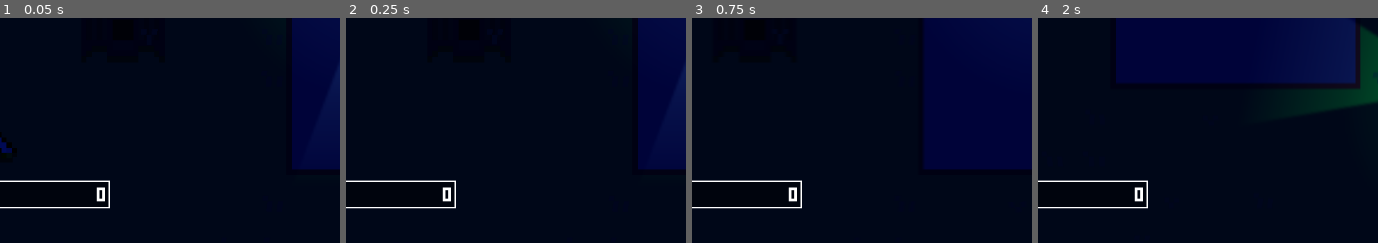
Above: before the commit, frames 1-4 (left to right).
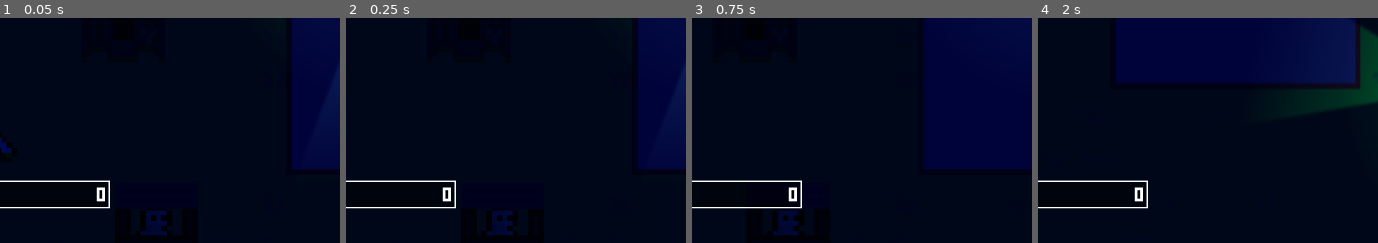
Above: after the commit, the same moments.

Repository: ArandomPsi/farmingsim
Game: Godot game, scene res://scenes/testmap.tscn
Two runs of this game, one before a commit and one after it. Both use one fixed random seed, a clock stepped at 60 frames per second and the inputs below. The project has no main scene, so this scene is started directly.
Inputs (mouse positions are % of the whole screen's width and height, from its top left):
- Up to frame 1 (0.05 s): no input
- Up to frame 2 (0.25 s): no input
- Up to frame 3 (0.75 s): tap Enter at 0.5 s; move the mouse to (85, 45) at 0.52 s; hold D (right) from 0.53 s (still down); tap E (interact) at 0.6 s
- Up to frame 4 (2 s): move the mouse to (35, 55) at 1.27 s; release D (right) at 1.28 s; hold S (down) from 1.28 s (still down); right-click (35, 55) at 1.35 s; tap E (interact) at 1.55 s
The pictures show only the part of the screen within x 4-54%, y 48-98%; the shares and areas given below are measured in that part.

The runs differ from the first frame. In frame 1, 0.4% of the frame differs, in the area x 41-50%, y 85-97%; in frame 2, 0.4%; in frame 3, 0.3%; in frame 4, nothing differs.

Commit message:
basic text

Diff:
--- a/project.godot
+++ b/project.godot
@@ -77,4 +77,5 @@
 2d_physics/layer_3="chickens uwu"
 2d_physics/layer_4="onlychickensperv"
 2d_physics/layer_5="chickenhider"
+2d_physics/layer_6="shopkeepers"
 2d_physics/layer_8="attractschickens"
--- a/scenes/player/player.tscn
+++ b/scenes/player/player.tscn
@@ -136,6 +136,9 @@
 fill_to = Vector2(0.8, 0.2)
 metadata/_snap_enabled = true
 
+[sub_resource type="CircleShape2D" id="CircleShape2D_je7p5"]
+radius = 15.0333
+
 [sub_resource type="StyleBoxFlat" id="StyleBoxFlat_h17s1"]
 bg_color = Color(0, 0, 0, 0.435294)
 border_width_left = 2
@@ -221,6 +224,13 @@
 texture = SubResource("GradientTexture2D_h17s1")
 texture_scale = 2.61
 
+[node name="textarea" type="Area2D" parent="."]
+collision_layer = 0
+collision_mask = 32
+
+[node name="CollisionShape2D" type="CollisionShape2D" parent="textarea"]
+shape = SubResource("CircleShape2D_je7p5")
+
 [node name="hud" type="CanvasLayer" parent="."]
 
 [node name="Panel" type="Panel" parent="hud"]
@@ -245,3 +255,30 @@
 text = " 67"
 horizontal_alignment = 2
 vertical_alignment = 1
+
+[node name="text" type="Panel" parent="hud"]
+visible = false
+offset_left = 712.0
+offset_top = 483.0
+offset_right = 1154.0
+offset_bottom = 651.0
+
+[node name="text" type="Label" parent="hud/text"]
+layout_mode = 1
+anchors_preset = 15
+anchor_right = 1.0
+anchor_bottom = 1.0
+offset_left = 10.0
+offset_top = 34.0
+offset_right = -10.0
+grow_horizontal = 2
+grow_vertical = 2
+text = "Hello Bro"
+
+[node name="name" type="Label" parent="hud/text"]
+layout_mode = 0
+offset_left = 11.0
+offset_top = 9.0
+offset_right = 147.0
+offset_bottom = 32.0
+text = "Joe Mama"
--- /dev/null
+++ b/scenes/shop.tscn
@@ -0,0 +1,200 @@
+[gd_scene load_steps=25 format=3 uid="uid://dnl2fymqbuwo3"]
+
+[ext_resource type="Script" uid="uid://cec7nd6vyw2sq" path="res://script/shop.gd" id="1_032fp"]
+[ext_resource type="Texture2D" uid="uid://dw07h57flj1bv" path="res://assets/chickens/shops.png" id="1_lx5au"]
+[ext_resource type="Texture2D" uid="uid://bmp8hkg6g3e1e" path="res://assets/creatures/Minifantasy_Creatures_v3.3_Free_Version/Minifantasy_Creatures_Assets/Base_Humanoids/Human/Base_Human/HumanIdle.png" id="1_xfvoa"]
+[ext_resource type="FontFile" uid="uid://gb42dov6aoa5" path="res://assets/pico-8.ttf" id="3_1l46r"]
+
+[sub_resource type="AtlasTexture" id="AtlasTexture_1l46r"]
+atlas = ExtResource("1_xfvoa")
+region = Rect2(0, 0, 32, 32)
+
+[sub_resource type="AtlasTexture" id="AtlasTexture_032fp"]
+atlas = ExtResource("1_xfvoa")
+region = Rect2(32, 0, 32, 32)
+
+[sub_resource type="AtlasTexture" id="AtlasTexture_2fc2m"]
+atlas = ExtResource("1_xfvoa")
+region = Rect2(64, 0, 32, 32)
+
+[sub_resource type="AtlasTexture" id="AtlasTexture_8r1wq"]
+atlas = ExtResource("1_xfvoa")
+region = Rect2(96, 0, 32, 32)
+
+[sub_resource type="AtlasTexture" id="AtlasTexture_ajxib"]
+atlas = ExtResource("1_xfvoa")
+region = Rect2(128, 0, 32, 32)
+
+[sub_resource type="AtlasTexture" id="AtlasTexture_y6sft"]
+atlas = ExtResource("1_xfvoa")
+region = Rect2(160, 0, 32, 32)
+
+[sub_resource type="AtlasTexture" id="AtlasTexture_m4ofw"]
+atlas = ExtResource("1_xfvoa")
+region = Rect2(192, 0, 32, 32)
+
+[sub_resource type="AtlasTexture" id="AtlasTexture_heatd"]
+atlas = ExtResource("1_xfvoa")
+region = Rect2(224, 0, 32, 32)
+
+[sub_resource type="AtlasTexture" id="AtlasTexture_1v8qu"]
+atlas = ExtResource("1_xfvoa")
+region = Rect2(256, 0, 32, 32)
+
+[sub_resource type="AtlasTexture" id="AtlasTexture_44xle"]
+atlas = ExtResource("1_xfvoa")
+region = Rect2(288, 0, 32, 32)
+
+[sub_resource type="AtlasTexture" id="AtlasTexture_24it5"]
+atlas = ExtResource("1_xfvoa")
+region = Rect2(320, 0, 32, 32)
+
+[sub_resource type="AtlasTexture" id="AtlasTexture_7mqwv"]
+atlas = ExtResource("1_xfvoa")
+region = Rect2(352, 0, 32, 32)
+
+[sub_resource type="AtlasTexture" id="AtlasTexture_gobkm"]
+atlas = ExtResource("1_xfvoa")
+region = Rect2(384, 0, 32, 32)
+
+[sub_resource type="AtlasTexture" id="AtlasTexture_j14q8"]
+atlas = ExtResource("1_xfvoa")
+region = Rect2(416, 0, 32, 32)
+
+[sub_resource type="AtlasTexture" id="AtlasTexture_5u241"]
+atlas = ExtResource("1_xfvoa")
+region = Rect2(448, 0, 32, 32)
+
+[sub_resource type="AtlasTexture" id="AtlasTexture_pqync"]
+atlas = ExtResource("1_xfvoa")
+region = Rect2(480, 0, 32, 32)
+
+[sub_resource type="SpriteFrames" id="SpriteFrames_yuijs"]
+animations = [{
+"frames": [{
+"duration": 1.0,
+"texture": SubResource("AtlasTexture_1l46r")
+}, {
+"duration": 1.0,
+"texture": SubResource("AtlasTexture_032fp")
+}, {
+"duration": 1.0,
+"texture": SubResource("AtlasTexture_2fc2m")
+}, {
+"duration": 1.0,
+"texture": SubResource("AtlasTexture_8r1wq")
+}, {
+"duration": 1.0,
+"texture": SubResource("AtlasTexture_ajxib")
+}, {
+"duration": 1.0,
+"texture": SubResource("AtlasTexture_y6sft")
+}, {
+"duration": 1.0,
+"texture": SubResource("AtlasTexture_m4ofw")
+}, {
+"duration": 1.0,
+"texture": SubResource("AtlasTexture_heatd")
+}, {
+"duration": 1.0,
+"texture": SubResource("AtlasTexture_1v8qu")
+}, {
+"duration": 1.0,
+"texture": SubResource("AtlasTexture_44xle")
+}, {
+"duration": 1.0,
+"texture": SubResource("AtlasTexture_24it5")
+}, {
+"duration": 1.0,
+"texture": SubResource("AtlasTexture_7mqwv")
+}, {
+"duration": 1.0,
+"texture": SubResource("AtlasTexture_gobkm")
+}, {
+"duration": 1.0,
+"texture": SubResource("AtlasTexture_j14q8")
+}, {
+"duration": 1.0,
+"texture": SubResource("AtlasTexture_5u241")
+}, {
+"duration": 1.0,
+"texture": SubResource("AtlasTexture_pqync")
+}],
+"loop": true,
+"name": &"default",
+"speed": 5.0
+}]
+
+[sub_resource type="OccluderPolygon2D" id="OccluderPolygon2D_xfvoa"]
+polygon = PackedVector2Array(-8, 0, -5, 0, -5, 5, 5, 5, 5, 0, 8, 0, 8, 8, -8, 8)
+
+[sub_resource type="CircleShape2D" id="CircleShape2D_xfvoa"]
+radius = 84.0536
+
+[sub_resource type="LabelSettings" id="LabelSettings_032fp"]
+font_size = 20
+outline_size = 10
+outline_color = Color(0.42, 0.42, 0.42, 1)
+shadow_size = 5
+shadow_color = Color(0, 0, 0, 0.745098)
+shadow_offset = Vector2(0, 5)
+
+[node name="shop" type="Node2D"]
+script = ExtResource("1_032fp")
+
+[node name="shopkeeper" type="AnimatedSprite2D" parent="."]
+texture_filter = 1
+position = Vector2(0, 6)
+scale = Vector2(5, 5)
+sprite_frames = SubResource("SpriteFrames_yuijs")
+
+[node name="Sprite2D" type="Sprite2D" parent="."]
+texture_filter = 1
+position = Vector2(0, -10)
+scale = Vector2(5, 5)
+texture = ExtResource("1_lx5au")
+region_enabled = true
+region_rect = Rect2(0, 0, 16, 16)
+
+[node name="LightOccluder2D" type="LightOccluder2D" parent="."]
+position = Vector2(0, -10)
+scale = Vector2(5, 5)
+occluder = SubResource("OccluderPolygon2D_xfvoa")
+
+[node name="Area2D" type="Area2D" parent="."]
+collision_layer = 32
+collision_mask = 2
+
+[node name="CollisionShape2D" type="CollisionShape2D" parent="Area2D"]
+shape = SubResource("CircleShape2D_xfvoa")
+
+[node name="Popup" type="Node2D" parent="."]
+visible = false
+texture_filter = 1
+position = Vector2(0, -22)
+
+[node name="ColorRect2" type="ColorRect" parent="Popup"]
+visible = false
+offset_left = -22.0
+offset_top = -66.0
+offset_right = 24.0
+offset_bottom = -20.0
+color = Color(0, 0, 0, 1)
+
+[node name="ColorRect" type="ColorRect" parent="Popup"]
+visible = false
+offset_left = -19.0
+offset_top = -63.0
+offset_right = 21.0
+offset_bottom = -23.0
+
+[node name="Label" type="Label" parent="Popup"]
+offset_left = -15.0
+offset_top = -63.0
+offset_right = 17.0
+offset_bottom = -8.0
+theme_override_fonts/font = ExtResource("3_1l46r")
+text = "E"
+label_settings = SubResource("LabelSettings_032fp")
+horizontal_alignment = 1
+vertical_alignment = 1
--- a/scenes/testmap.tscn
+++ b/scenes/testmap.tscn
@@ -11,6 +11,7 @@
 [ext_resource type="Script" uid="uid://pqo26ppgrw5n" path="res://script/vfx/daynightmodu.gd" id="9_6m7oc"]
 [ext_resource type="Texture2D" uid="uid://c4ifm7p07253o" path="res://script/vfx/daynightcycle-gradient-texture.tres" id="10_wj07n"]
 [ext_resource type="PackedScene" uid="uid://dx5kmhttxo7vg" path="res://scenes/egg.tscn" id="11_wj07n"]
+[ext_resource type="PackedScene" uid="uid://dnl2fymqbuwo3" path="res://scenes/shop.tscn" id="12_foqph"]
 
 [sub_resource type="TileSetAtlasSource" id="TileSetAtlasSource_efggw"]
 texture = ExtResource("1_5wgtu")
@@ -78,6 +79,12 @@
 shader_parameter/threshold = 0.6
 shader_parameter/opacity = 0.1
 
+[sub_resource type="Gradient" id="Gradient_s36se"]
+colors = PackedColorArray(1, 1, 1, 1, 1, 1, 1, 1)
+
+[sub_resource type="GradientTexture2D" id="GradientTexture2D_8qn3e"]
+gradient = SubResource("Gradient_s36se")
+
 [sub_resource type="FastNoiseLite" id="FastNoiseLite_6fk1w"]
 
 [sub_resource type="NoiseTexture2D" id="NoiseTexture2D_s36se"]
@@ -110,12 +117,6 @@
 tile_size = Vector2i(8, 8)
 sources/1 = SubResource("TileSetAtlasSource_mxay4")
 
-[sub_resource type="Gradient" id="Gradient_s36se"]
-colors = PackedColorArray(1, 1, 1, 1, 1, 1, 1, 1)
-
-[sub_resource type="GradientTexture2D" id="GradientTexture2D_8qn3e"]
-gradient = SubResource("Gradient_s36se")
-
 [sub_resource type="RectangleShape2D" id="RectangleShape2D_6m7oc"]
 size = Vector2(2323, 20)
 
@@ -143,6 +144,19 @@
 offset_bottom = 1914.0
 mouse_filter = 2
 
+[node name="water1" type="Sprite2D" parent="tiles"]
+self_modulate = Color(0, 0.416667, 1, 0.509804)
+position = Vector2(960, 260)
+scale = Vector2(3.59375, 2.96873)
+texture = SubResource("GradientTexture2D_8qn3e")
+
+[node name="ColorRect" type="Sprite2D" parent="tiles/water1"]
+visible = false
+show_behind_parent = true
+position = Vector2(-1.26362e-05, -2.74181e-06)
+scale = Vector2(0.1, 0.1)
+texture = ExtResource("7_mxay4")
+
 [node name="grasses" type="TileMapLayer" parent="tiles"]
 y_sort_enabled = true
 texture_filter = 1
@@ -150,19 +164,6 @@
 tile_map_data = PackedByteArray("AAABAA4AAQAAAAAAAAADAA0AAQACAAAAAAAFAAYAAQAAAAAAAAAFAAcAAQABAAAAAAAFAAgAAQAAAAAAAAAGAA …(2864 unchanged characters)…
 tile_set = SubResource("TileSet_6m7oc")
 
-[node name="water1" type="Sprite2D" parent="tiles"]
-self_modulate = Color(0, 0.416667, 1, 0.509804)
-position = Vector2(960, 260)
-scale = Vector2(3.59375, 2.96873)
-texture = SubResource("GradientTexture2D_8qn3e")
-
-[node name="ColorRect" type="Sprite2D" parent="tiles/water1"]
-visible = false
-show_behind_parent = true
-position = Vector2(-1.26362e-05, -2.74181e-06)
-scale = Vector2(0.1, 0.1)
-texture = ExtResource("7_mxay4")
-
 [node name="player" parent="." instance=ExtResource("1_kwcxs")]
 position = Vector2(921, 148)
 
@@ -202,3 +203,6 @@
 
 [node name="egg2" parent="." instance=ExtResource("11_wj07n")]
 position = Vector2(829, 130)
+
+[node name="shop" parent="." instance=ExtResource("12_foqph")]
+position = Vector2(715, 403)
--- a/script/player.gd
+++ b/script/player.gd
@@ -17,13 +17,18 @@
 var currentweapon : int = 0
 
 var currency : int = 0
+var overlappingshopkeeper = null
+var textqueue : Array = []
 
 func _ready() -> void:
 	global.player = self
 
 func _process(delta: float) -> void:
 	updateconstantvariables()
-	controls()
+	if textqueue.size() > 0:
+		talkingcontrols()
+	else:
+		controls()
 	updatepos(delta)
 	updatevisuals()
 	updatehud()
@@ -47,14 +52,35 @@
 		createrope()
 
 	if Input.is_action_just_pressed("interact"):
-		pickupegg()
+		if not $textarea.has_overlapping_areas():
+			pickupegg()
+		else:
+			var allareas : Array = $textarea.get_overlapping_areas()
+			overlappingshopkeeper = allareas[0].get_parent()
+			textqueue = overlappingshopkeeper.textstuff
+
+
+
 
 	if Input.is_action_just_pressed("swapweapon"):
 		currentweapon += 1
 		if currentweapon >= weapons.size():
 			currentweapon = 0
 
+
+
+
 	$CollisionShape2D.disabled = not global.editing
+
+
+func talkingcontrols():
+
+	$hud/text/text.text = textqueue[0]
+
+	if Input.is_action_just_pressed("interact"):
+		textqueue.pop_front()
+
+
 
 
 func updatepos(delta : float):
@@ -75,7 +101,7 @@
 func updatehud():
 
 	$hud/Panel/coinlabel.text = str(currency)
-
+	$hud/text.visible = textqueue.size() > 0
 
 func updateconstantvariables():
 	shakeframes -= 1
--- /dev/null
+++ b/script/shop.gd
@@ -0,0 +1,9 @@
+extends Node2D
+
+@export var textstuff : PackedStringArray = ["Yo whats good bro?", "Do you want the bananas?"]
+
+
+func _process(delta: float) -> void:
+	$Popup.visible = $Area2D.has_overlapping_bodies()
+	if global.playerpos.x > position.x: $shopkeeper.scale.x = 5
+	else: $shopkeeper.scale.x = -5
Not shown: 1 places in scenes/player/player.tscn that only renumber resources
Not shown: 1 places in scenes/testmap.tscn that only renumber resources
Not shown, added: script/shop.gd.uid
